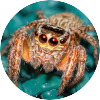
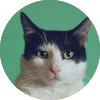
Layered file, before and after one edit (100x100). Changes by layer:
added layer "manja-vitolic-gKXKBY-C-Dk-unsplash.jpg" above "joshua-hoehne-WPrTKRw8KRQ-unsplash.jpg" over (0, 0, 100, 100)
added layer "joshua-hoehne-WPrTKRw8KRQ-unsplash.jpg" above "cristina-matos-albers-Ltv7a5m8i4c-unsplash.jpg" over (0, 0, 100, 100)
added layer "cristina-matos-albers-Ltv7a5m8i4c-unsplash.jpg" above "erik-karits-BTiHUIxQT5M-unsplash.jpg" over (0, 0, 100, 100)
